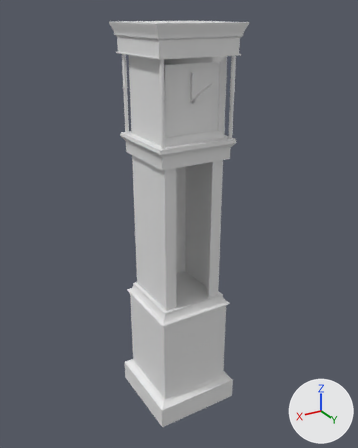
A saved change to the OBJ model main/resources/models/clock.obj.
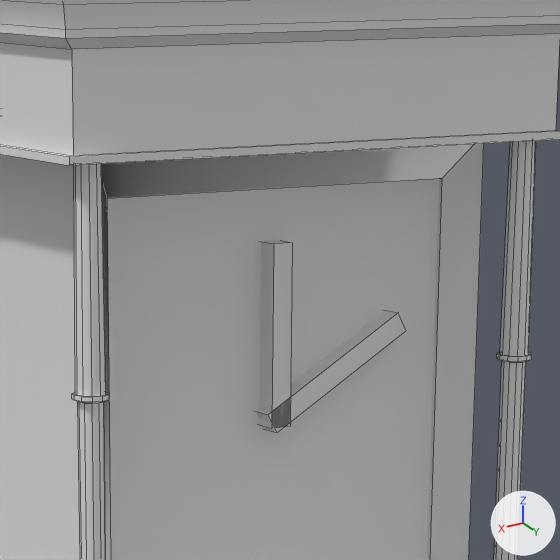
Each version is shown whole from a camera (50 mm lens) standing at (19.77, 33.27, 34.06) and looking at (-0.28, -0.15, 17.34), then close up on the part from 41% to 67% of the width and 7% to 28% of the height. The axes (+X, +Y, +Z) are drawn at lower right. The lights are the same throughout. The close-ups show mesh edges as thin lines. Materials are left out; every surface is plain grey. Where no turn or scale is listed for an object, it has been applied to the vertices.

In view in the first close-up: 'clock'.
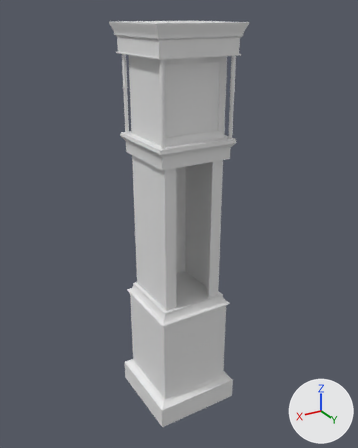
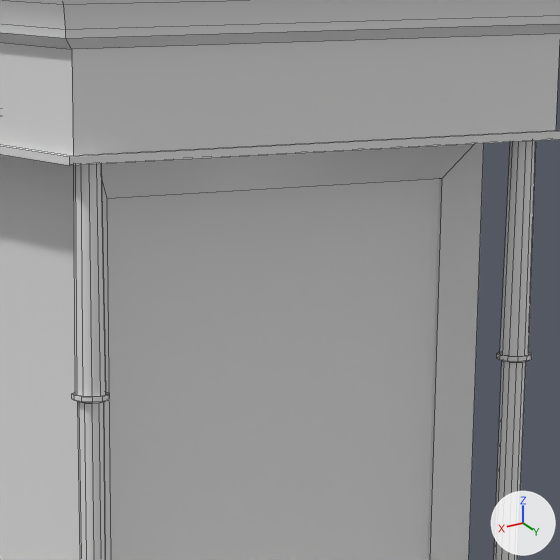
Scene script edits in JSON lines:
```json
{"block": "me_clock", "where": "me_clock.from_pydata(...)  # 474 vertices, 496 faces; spans x -3.8..3.8, y -3.8..3.8, z 0.1..33.3"}
{"block": "me_clock", "where": "# used by ob_clock; location = (0.0, 0.0, 0.0)"}
{"block": "me_clock", "change": "me_clock part 1: the loose piece of 8 vertices spanning x -1.7..0.3, y 1.5..2.5, z 27.9..29.1 is deleted"}
{"block": "me_clock", "change": "me_clock part 2: the loose piece of 8 vertices spanning x 0.0..0.2, y 1.5..2.5, z 27.9..30.0 is deleted"}
```

Changed parts and their boxes (x1, y1, x2, y2) in the close-ups (560 x 560 px):
```json
{"part": 1, "of": "me_clock", "change": "deleted", "before": [256, 310, 406, 433]}
{"part": 2, "of": "me_clock", "change": "deleted", "before": [259, 240, 292, 428]}
```
